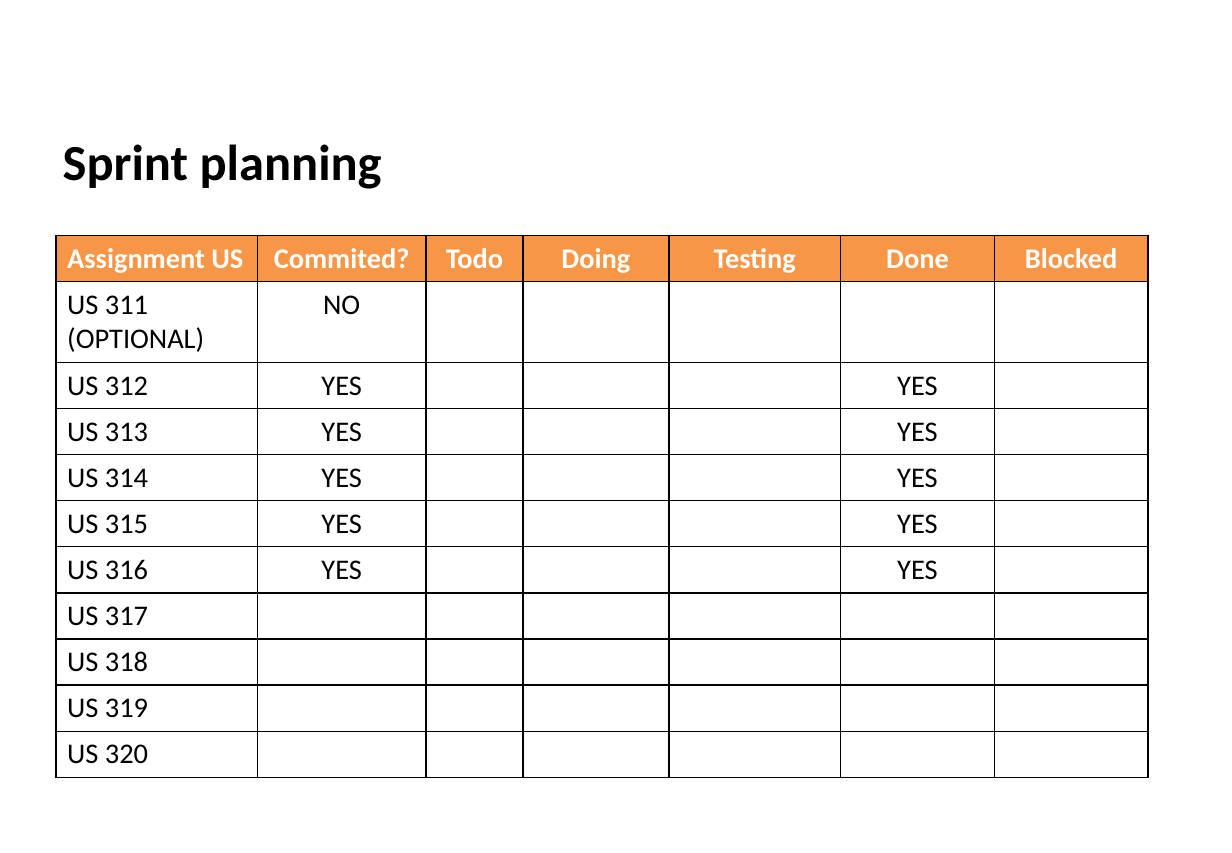
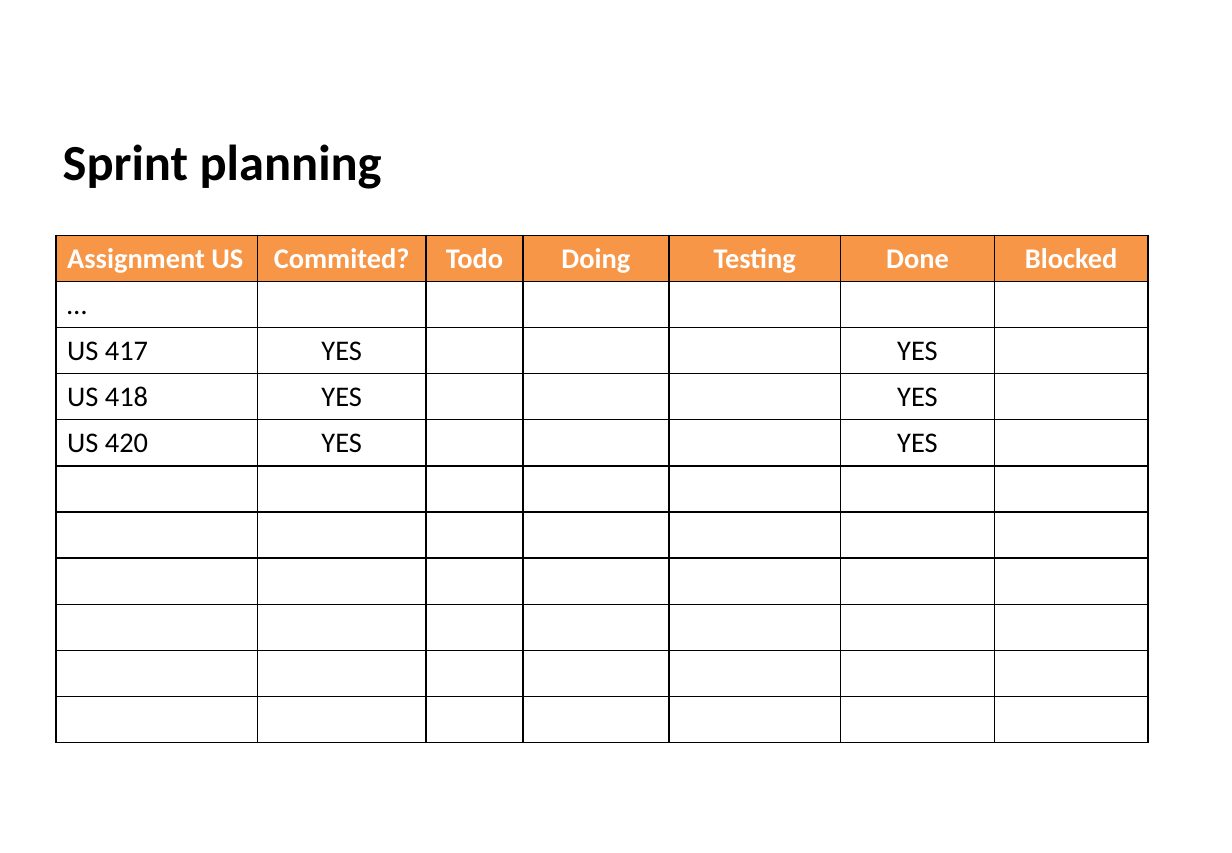
Before and after one commit to Diogosadias/LEI_PI_SEM3, a slide deck: slide 4 of docs/Sprint4/LAPR3 - Sprint 4 Status Report.pptx. Drawn at 1232x853 pixels with LibreOffice and Linux fonts; fonts in the diff are those of the drawing; background and template pictures are left out. Boxes give left, top, right and bottom in pixels: in the first picture for what was removed or moved away, otherwise in the second. Text is boxed around its words. In the diff, an @@ line names an element or a change of style, - is before the commit and + after.

```diff
--- a/docs/Sprint4/LAPR3 - Sprint 4 Status Report.pptx
+++ b/docs/Sprint4/LAPR3 - Sprint 4 Status Report.pptx
@@ table at bbox=[56, 235, 1147, 736] @@
-row 2, column 1: US 311 (OPTIONAL)
+row 2, column 1: …
-row 2, column 2: NO
+row 2, column 2: 
-row 3, column 1: US 312
+row 3, column 1: US 417
-row 4, column 1: US 313
+row 4, column 1: US 418
-row 5, column 1: US 314
+row 5, column 1: US 420
-row 6: US 315 | YES |  |  |  | YES | 
+row 6:  |  |  |  |  |  | 
-row 7: US 316 | YES |  |  |  | YES | 
+row 7:  |  |  |  |  |  | 
-row 8, column 1: US 317
+row 8, column 1: 
-row 9, column 1: US 318
+row 9, column 1: 
-row 10, column 1: US 319
+row 10, column 1: 
-row 11, column 1: US 320
+row 11, column 1: 
```
Also in this commit, not shown: 10 other slides changed, 3 other files.
